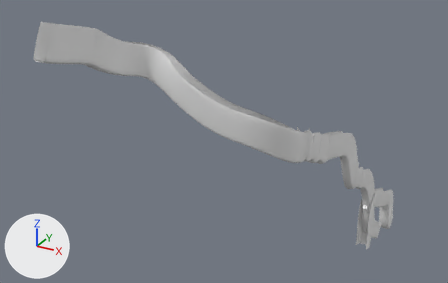
An edit to the Blender file assets/scenes/caves_4.blend, drawn before and after from the same camera.
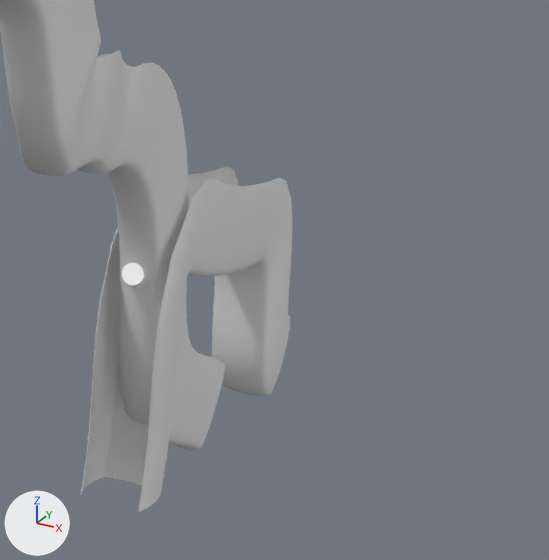
There are two pictures of each version: one whole from a 50 mm lens placed at (826.0, -808.0, 325.0), pointed at (-76.0, 832.0, -494.0), one close up on the part from 76% to 98% of the width and 56% to 91% of the height. Every picture has the same lights, and +X, +Y and +Z are marked at lower left.

Before the edit, the objects in view are built like this:
```python
ob_caves_4static = bpy.data.objects.new('caves_4static', me_cylinder)
ob_caves_4static.location = (272.5, 1407.6, -930.6)
ob_caves_4static.rotation_euler = (1.126, 0.0, 0.0)  # degrees (65, 0, 0)
ob_caves_4static.scale = (16.0, 16.0, 16.0)
ob_path0 = bpy.data.objects.new('path0', cu_caves_4)
ob_path0.location = (4.5, 11.0, 9.0)
ob_path1 = bpy.data.objects.new('path1', cu_caves_4_001)
ob_path1.location = (271.0, 1628.1, -1035.7)
ob_path1.rotation_euler = (-0.484, 0.0, 0.0167)  # degrees (-28, 0, 1)
ob_path1.scale = (1.54, 1.0, 1.0)
```
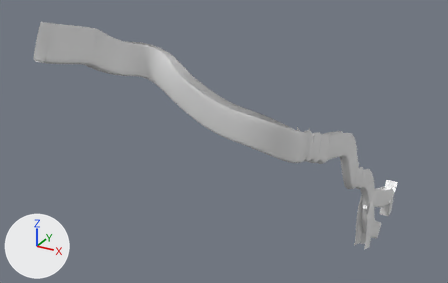
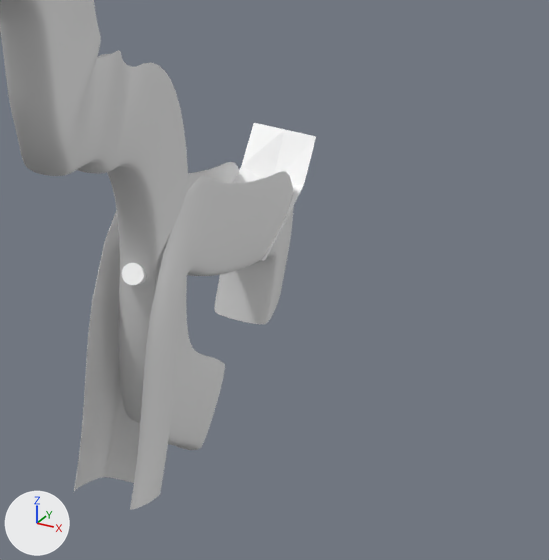
Commit message: finished caves_4

Where the change shows, as pixel boxes [x1, y1, x2, y2] in the close-ups (549 x 560 px):
'path1', reshaped
    before: [81, 166, 293, 512]
    after: [73, 162, 294, 510]
'caves_4static', reshaped
    before: [122, 263, 146, 285]
    after: [122, 123, 316, 285]
part 1 of me_cylinder, added
    after: [233, 123, 316, 261]

Patch to the scene script:
```diff
--- a/assets/scenes/caves_4.blend.py
+++ b/assets/scenes/caves_4.blend.py
@@ me_cylinder @@
 me_cylinder.from_pydata(...)  # 130 vertices, 96 faces; spans x -0.5..0.5, y -0.5..0.5, z -3.11..3.11
 # used by ob_caves_4static; location = (272.5, 1407.6, -930.6); rotation_euler = (1.126, 0.0, 0.0), in degrees (65, 0, 0); scale = (16.0, 16.0, 16.0)
 # verts and faces of me_cylinder; kept vertices keep their numbers, new ones are numbered from 130
+# me_cylinder part 1
+verts[130] = (-2.25, 0.6, -20.81)
+verts[131] = (1.09, 0.54, -20.84)  # pixel (264, 260)
+verts[132] = (-2.22, 4.78, -26.66)  # pixel (241, 165)
+verts[133] = (1.09, 4.52, -26.96)  # pixel (303, 184)
+verts[134] = (-2.22, 2.77, -24.12)
+verts[135] = (-0.57, 0.12, -21.04)
+verts[136] = (1.09, 2.6, -24.2)  # pixel (286, 220)
+verts[137] = (-0.57, 4.18, -27.13)
+verts[138] = (1.09, 7.15, -27.46)  # pixel (316, 136)
+verts[139] = (-2.22, 7.15, -27.46)  # pixel (253, 122)
+verts[140] = (-0.57, 7.15, -27.46)  # pixel (284, 129)
+verts[141] = (-0.57, 1.92, -24.52)
+faces += [(133, 137, 141, 136), (132, 137, 140, 139), (133, 138, 140, 137), (132, 134, 141, 137), (130, 135, 141, 134), (131, 136, 141, 135)]
 me_cylinder.materials.append(mat_material)
@@ cu_caves_4_001 @@
 _sp = cu_caves_4_001.splines.new('BEZIER'); _sp.bezier_points.add(3)
-_sp.bezier_points.foreach_set('co', [-0.509, 250.3, -101.0, -2.619, 88.89, 12.19, 0.0, -192.1, -0.764, 0.0148, -146.4, -170.9])
-_sp.bezier_points.foreach_set('handle_left', [-1.189, 313.7, -100.1, -2.63, 156.0, 21.06, -0.021, -84.35, -7.843, -0.00601, -165.0, -65.56])
-_sp.bezier_points.foreach_set('handle_right', [0.57, 149.6, -102.4, -2.616, 69.94, 9.679, 0.0181, -284.9, 5.33, 0.0331, -130.1, -263.1])
+_sp.bezier_points.foreach_set('co', [-4.393, 190.9, -41.41, -2.619, 88.89, 12.19, 0.0, -192.1, -0.764, 0.0148, -146.4, -170.9])
+_sp.bezier_points.foreach_set('handle_left', [-6.018, 210.3, -74.54, -2.63, 156.0, 21.06, -0.021, -84.35, -7.843, -0.00601, -165.0, -65.56])
+_sp.bezier_points.foreach_set('handle_right', [-1.046, 151.0, 26.8, -2.616, 69.94, 9.679, 0.0181, -284.9, 5.33, 0.0331, -130.1, -263.1])
 for _p, _l, _r in zip(_sp.bezier_points, ['ALIGNED', 'ALIGNED', 'ALIGNED', 'ALIGNED'], ['ALIGNED', 'ALIGNED', 'ALIGNED', 'ALIGNED']): _p.handle_left_type = _l; _p.handle_right_type = _r
```
